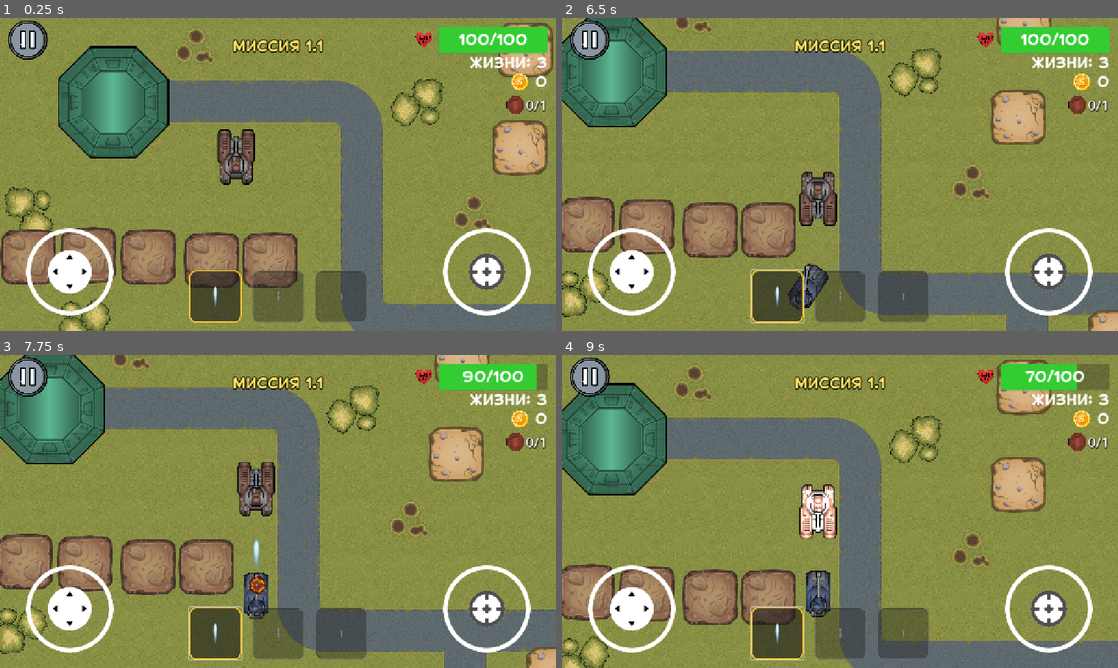
Above: before the commit, frames 1-4 (two rows, left to right).
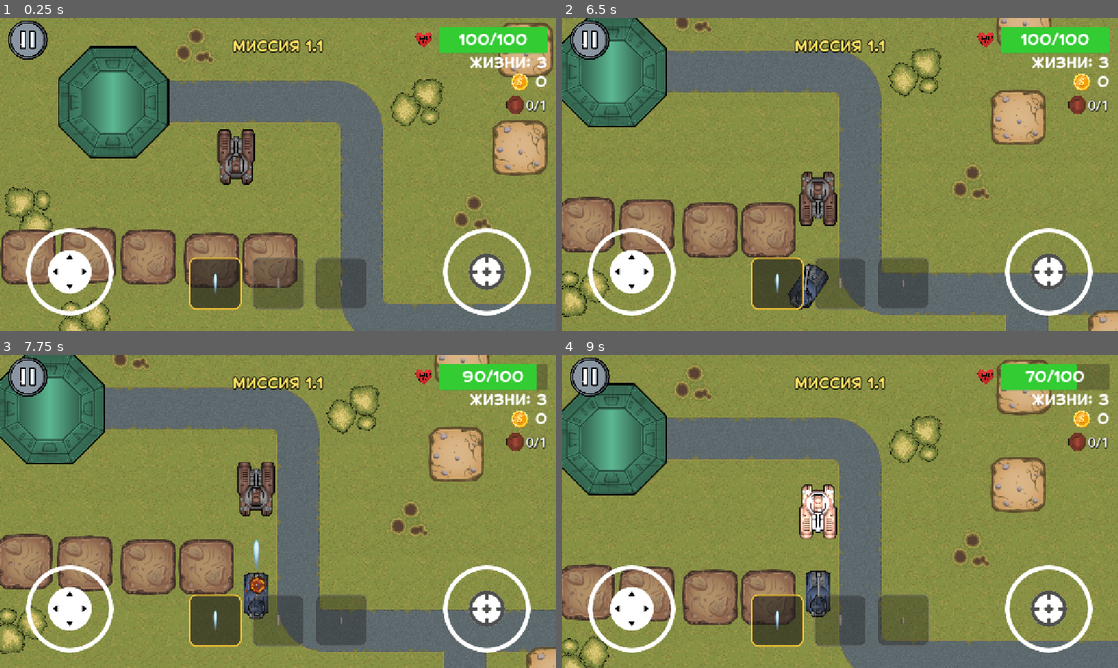
Above: after the commit, the same moments.

Repository: top-it-090304/Selyavi
Game: Godot game, scene res://scenes/Levels/Level_3.tscn
Same seed, same stepped clock (60 frames per second), same inputs: the game is played once before the commit and once after it. This scene is started directly instead of the project's main scene.
Inputs (mouse positions are in pixels of both pictures, inside the frame that each line leads up to):
- Up to frame 1 (0.25 s): no input
- Up to frame 2 (6.5 s): click (778, 296) at 0.52 s; tap Enter at 1.25, 4.25 s; move the mouse to (962, 158) at 1.27 s; hold D (move_right) 1.28-2 s; click (962, 158) at 1.42 s; drag from (728, 190) to (673, 102) at 2.02 s; tap Space at 2.75 s; move the mouse to (895, 105) at 2.77 s; hold D (move_right) 2.78-3.5 s; drag from (812, 237) to (673, 127) at 3.52 s; move the mouse to (1006, 221) at 4.27 s; hold A (move_left) 4.28-5 s; drag from (673, 127) to (756, 96) at 5.02 s; move the mouse to (867, 174) at 5.77 s; hold S (move_down) from 5.78 s (still down); click (867, 174) at 5.92 s
- Up to frame 3 (7.75 s): release S (move_down) at 6.5 s; drag from (194, 433) to (50, 408) at 6.52 s; move the mouse to (400, 495) at 7.27 s; hold W (move_up) from 7.28 s (still down)
- Up to frame 4 (9 s): release W (move_up) at 8 s; drag from (728, 527) to (817, 611) at 8.02 s; move the mouse to (895, 442) at 8.77 s; hold S (move_down) from 8.78 s (still down)

The runs differ from the first frame. In frame 1, 2.6% of the frame differs, in the area x 34-66%, y 76-98%; in frame 2, 2.6%, in the area x 33-66%, y 76-98%; in frame 3, 2.6%; in frame 4, 2.5%.

Commit message:
Multy Touch added

Diff:
--- a/scenes/MenuScenes/Menu.tscn
+++ b/scenes/MenuScenes/Menu.tscn
@@ -126,7 +126,7 @@
 theme_override_styles/panel = SubResource("StyleBoxTexture_grass")
 
 [node name="TileMapLayer2" type="TileMapLayer" parent="."]
-tile_map_data = PackedByteArray("AAAJAAUAAAAAAAEAAAAIAAUAAAA …(2664 unchanged characters)… IAAYAAAAAAAEAAAAJAAYAAAAAAAEAAAALAAYAAAAAAAEAAAALAAUAAAAAAAEAAAALAAQAAAAAAAEAAAAL …(194 unchanged characters)…
+tile_map_data = PackedByteArray("AAAJAAUAAAAAAAEAAAAIAAUAAAA …(2664 unchanged characters)… IAAYAAAAAAAEAAAAJAAYAAAAAAAEAAAALAAYAAAACAAEAAAALAAUAAAAAAAEAAAALAAQAAAAAAAEAAAAL …(194 unchanged characters)…
 tile_set = SubResource("TileSet_b8yjk")
 
 [node name="Decorations" type="Control" parent="."]
--- a/scripts/HUD.gd
+++ b/scripts/HUD.gd
@@ -12,6 +12,9 @@
 var _player
 var _ammo_buttons = {}
 
+# Константа для размера кнопок снарядов
+const AMMO_BTN_SIZE = 120
+
 func _ready():
 	add_to_group("hud")
 
@@ -23,7 +26,6 @@
 
 	if _levelLabel:
 		_levelLabel.position.y = 0
-		# Дублируем настройки, чтобы не менять оригинальный ресурс
 		if _levelLabel.label_settings:
 			_levelLabel.label_settings = _levelLabel.label_settings.duplicate()
 
@@ -87,18 +89,11 @@
 
 	_levelLabel.text = "МИССИЯ " + str(((lvl-1)/5)+1) + "." + str(((lvl-1)%5)+1)
 
-	# В Godot 4 LabelSettings имеют приоритет над theme_override
 	if _levelLabel.label_settings:
 		if lvl % 5 == 0:
-			_levelLabel.label_settings.font_color = Color(1, 0, 0) # Красный
+			_levelLabel.label_settings.font_color = Color(1, 0, 0)
 		else:
-			# Возвращаем исходный желтый цвет (из HUD.tscn)
 			_levelLabel.label_settings.font_color = Color(1, 0.9, 0.4)
-	else:
-		if lvl % 5 == 0:
-			_levelLabel.add_theme_color_override("font_color", Color(1, 0, 0))
-		else:
-			_levelLabel.remove_theme_color_override("font_color")
 
 func _find_player_and_connect():
 	var p = get_tree().get_first_node_in_group("players")
@@ -162,17 +157,17 @@
 	var ammo_container = MarginContainer.new()
 	ammo_container.name = "AmmoPanelContainer"
 	add_child(ammo_container)
-	# Центрируем по горизонтали и привязываем к низу
 	ammo_container.set_anchors_and_offsets_preset(Control.PRESET_CENTER_BOTTOM)
 	ammo_container.grow_horizontal = Control.GROW_DIRECTION_BOTH
-	ammo_container.offset_top = -140 # Сдвинул чуть выше из-за увеличения размера
+	# Сдвигаем контейнер вверх на высоту кнопок + отступ (поднят на 50 пикселей)
+	ammo_container.offset_bottom = -50
+	ammo_container.offset_top = -190
 
 	var ammo_panel = HBoxContainer.new()
 	ammo_panel.name = "AmmoPanel"
 	ammo_panel.alignment = BoxContainer.ALIGNMENT_CENTER
 	ammo_container.add_child(ammo_panel)
 
-	var btn_size = 120 # Увеличил размер кнопок
 	ammo_panel.add_theme_constant_override("separation", 25)
 
 	var tex = [
@@ -182,49 +177,54 @@
 	]
 
 	for i in range(3):
-		var slot = Control.new()
+		var slot = Panel.new()
 		slot.name = "Slot_" + str(i)
-		slot.custom_minimum_size = Vector2(btn_size, btn_size)
-		ammo_panel.add_child(slot)
-
-		var btn = Button.new()
-		btn.name = "Button"
-		btn.size = Vector2(btn_size, btn_size)
+		slot.custom_minimum_size = Vector2(AMMO_BTN_SIZE, AMMO_BTN_SIZE)
+		# Принуждаем слоты быть снизу контейнера
+		slot.size_flags_vertical = Control.SIZE_SHRINK_END
 
 		var style = StyleBoxFlat.new()
 		style.bg_color = Color(0.1, 0.1, 0.1, 0.6)
 		style.set_corner_radius_all(15)
 		style.set_border_width_all(3)
 		style.border_color = Color(0.4, 0.4, 0.4)
-
-		btn.add_theme_stylebox_override("normal", style)
-		slot.add_child(btn)
+		slot.add_theme_stylebox_override("panel", style)
+
+		ammo_panel.add_child(slot)
 
 		var icon = TextureRect.new()
 		icon.texture = load(tex[i])
 		icon.expand_mode = TextureRect.EXPAND_IGNORE_SIZE
 		icon.stretch_mode = TextureRect.STRETCH_KEEP_ASPECT_CENTERED
-		icon.size = Vector2(84, 84) # Увеличил иконку пропорционально
-		icon.position = Vector2(18, 18) # Центрирование
+		icon.set_anchors_and_offsets_preset(Control.PRESET_FULL_RECT)
+		icon.offset_left = 18
+		icon.offset_top = 18
+		icon.offset_right = -18
+		icon.offset_bottom = -18
 		icon.mouse_filter = Control.MOUSE_FILTER_IGNORE
-		btn.add_child(icon)
-
-		# Теперь используем Panel вместо ColorRect для поддержки закругленных углов
+		slot.add_child(icon)
+
 		var cooldown = Panel.new()
 		cooldown.name = "Cooldown"
-
 		var cd_style = StyleBoxFlat.new()
 		cd_style.bg_color = Color(0, 0, 0, 0.7)
-		cd_style.set_corner_radius_all(15) # Те же закругления, что у кнопок
+		cd_style.set_corner_radius_all(15)
 		cooldown.add_theme_stylebox_override("panel", cd_style)
-
-		cooldown.size = Vector2(btn_size, btn_size)
+		cooldown.set_anchors_and_offsets_preset(Control.PRESET_FULL_RECT)
 		cooldown.mouse_filter = Control.MOUSE_FILTER_IGNORE
 		cooldown.visible = false
-		btn.add_child(cooldown)
+		slot.add_child(cooldown)
+
+		var touch_btn = TouchScreenButton.new()
+		touch_btn.name = "TouchBtn"
+		var shape = RectangleShape2D.new()
+		shape.size = Vector2(AMMO_BTN_SIZE, AMMO_BTN_SIZE)
+		touch_btn.shape = shape
+		touch_btn.position = Vector2(AMMO_BTN_SIZE/2, AMMO_BTN_SIZE/2)
+		touch_btn.pressed.connect(func(): if _player: _player._on_ammo_selected(i))
+		slot.add_child(touch_btn)
 
 		_ammo_buttons[i] = slot
-		btn.pressed.connect(func(): if _player: _player._on_ammo_selected(i))
 
 func _process(_delta):
 	_update_ammo_cooldowns()
@@ -235,25 +235,30 @@
 
 	for i in range(3):
 		if not _ammo_buttons.has(i): continue
-		var cd = _ammo_buttons[i].get_node("Button/Cooldown")
+		var slot = _ammo_buttons[i]
+		var cd = slot.get_node("Cooldown")
 
 		if timer and not timer.is_stopped() and i == _player.get("_type_bullet"):
 			cd.visible = true
 			var ratio = timer.time_left / timer.wait_time
-			var h = _ammo_buttons[i].custom_minimum_size.y
-			cd.size.y = h * ratio
-			cd.position.y = h * (1.0 - ratio)
+
+			cd.anchor_top = 1.0 - ratio
+			cd.anchor_bottom = 1.0
+			cd.offset_top = 0
+			cd.offset_bottom = 0
+			cd.offset_left = 0
+			cd.offset_right = 0
 		else:
 			cd.visible = false
 
 func _on_ammo_changed(type):
 	for i in _ammo_buttons:
-		var btn = _ammo_buttons[i].get_node("Button")
-		var style = btn.get_theme_stylebox("normal").duplicate()
+		var slot = _ammo_buttons[i]
+		var style = slot.get_theme_stylebox("panel").duplicate()
 		if i == type:
 			style.border_color = Color(1, 0.8, 0.2)
-			_ammo_buttons[i].modulate.a = 1.0
+			slot.modulate.a = 1.0
 		else:
 			style.border_color = Color(0.4, 0.4, 0.4)
-			_ammo_buttons[i].modulate.a = 0.6
-		btn.add_theme_stylebox_override("normal", style)
+			slot.modulate.a = 0.6
+		slot.add_theme_stylebox_override("panel", style)
